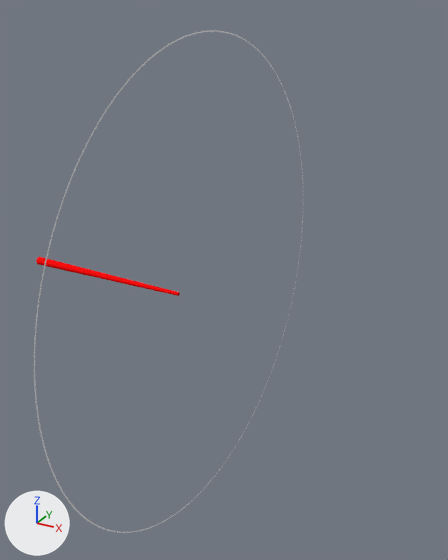
Renders of the Blender file blend/audiosculpture-rig.blend from each side of a commit.
One viewpoint serves both versions: a 50 mm camera at (31.22, -2.1, 1.11) aimed at (30.02, 0.08, 0.02). Arrows for +X, +Y and +Z are at lower left; the lights stay in place.

Script lines for the objects in view, before the commit:
```python
me_cylinder = bpy.data.meshes.new('Cylinder')
me_cylinder.from_pydata(...)  # 64 vertices, 32 faces; spans x 0.0..0.833, y -0.02..0.02, z -0.02..0.02
me_cylinder.polygons.foreach_set('use_smooth', [True] * 32)
me_cylinder.materials.append(mat_note_material_0)  # red #ff1010
me_timeline_0 = bpy.data.meshes.new('TimeLine.0')
me_timeline_0.from_pydata(...)  # 256 vertices, 128 faces; spans x -1.03..1.03, y -1.03..1.03, z 0.0
me_timeline_0.materials.append(mat_gridline_material)  # white #e7e7e7
cu_beziercurve = bpy.data.curves.new('BezierCurve', 'CURVE')
cu_beziercurve.dimensions = '3D'
_sp = cu_beziercurve.splines.new('BEZIER'); _sp.bezier_points.add(1)
_sp.bezier_points.foreach_set('co', [-1.0, 0.0, 0.0, 15.0, 0.0, 10.0])
_sp.bezier_points.foreach_set('handle_left', [-1.707, 0.0, 0.0, 14.0, 0.0, 0.0])
_sp.bezier_points.foreach_set('handle_right', [2.5, 0.0, 0.0, 15.1, 0.0, 11.0])
for _p, _l, _r in zip(_sp.bezier_points, ['ALIGNED', 'ALIGNED'], ['ALIGNED', 'ALIGNED']): _p.handle_left_type = _l; _p.handle_right_type = _r
_sp.order_u = 0
_sp.order_v = 0
_sp.resolution_u = 64
cu_beziercurve.use_path = True
cu_beziercurve.use_path_clamp = True
cu_beziercurve.bevel_resolution = 0
cu_beziercurve.resolution_u = 64
cu_beziercurve.render_resolution_u = 64
cu_beziercurve.fill_mode = 'HALF'
ob_beziercurve = bpy.data.objects.new('BezierCurve', cu_beziercurve)
ob_beziercurve.location = (100.0, 0.0, 0.0)
ob_note_0 = bpy.data.objects.new('Note.0', me_cylinder)
ob_note_0.location = (30.0, 0.0, 0.0)
_m = ob_note_0.modifiers.new('Curve', 'CURVE')
_m.object = ob_beziercurve
ob_timeline_0 = bpy.data.objects.new('TimeLine.0', me_timeline_0)
ob_timeline_0.location = (30.0, 0.0, 0.0)
ob_timeline_0.rotation_euler = (0.0, 1.571, 0.0)  # degrees (0, 90, 0)
ob_timeline_0.scale = (1.0, 1.0, 3.0)
```
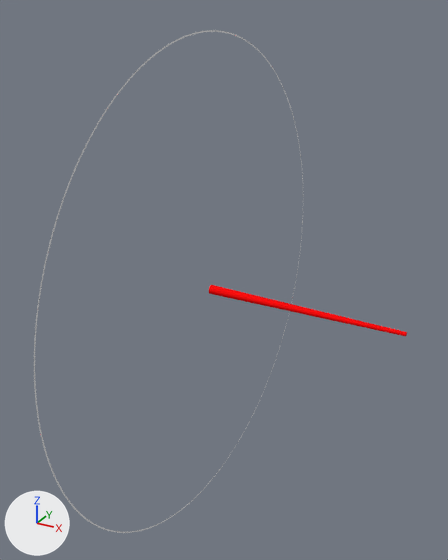
ob_beziercurve is not drawn itself; it is used by a modifier of ob_note_0.

Pixel boxes [x1, y1, x2, y2] of what changed, in the pictures (448 x 560 px):
```json
{"object": "Note.0", "change": "reshaped", "before": [36, 257, 180, 296], "after": [209, 285, 407, 336], "on screen": "37% wider, 30% taller"}
```

Edits to the scene script, one JSON object a line:
```json
{"op": "remove", "block": "cu_beziercurve", "code": "_sp.bezier_points.foreach_set('co', [-1.0, 0.0, 0.0, 15.0, 0.0, 10.0])"}
{"op": "remove", "block": "cu_beziercurve", "code": "_sp.bezier_points.foreach_set('handle_left', [-1.707, 0.0, 0.0, 14.0, 0.0, 0.0])"}
{"op": "remove", "block": "cu_beziercurve", "code": "_sp.bezier_points.foreach_set('handle_right', [2.5, 0.0, 0.0, 15.1, 0.0, 11.0])"}
{"op": "remove", "block": "cu_beziercurve", "code": "for _p, _l, _r in zip(_sp.bezier_points, ['ALIGNED', 'ALIGNED'], ['ALIGNED', 'ALIGNED']): _p.handle_left_type = _l; _p.handle_right_type = _r"}
{"op": "set", "path": "_sp", "old": "cu_beziercurve.splines.new('BEZIER'); _sp.bezier_points.add(1)", "new": "cu_beziercurve.splines.new('BEZIER'); _sp.bezier_points.add(2)"}
{"op": "add", "block": "cu_beziercurve", "code": "_sp.bezier_points.foreach_set('co', [0.0, 0.0, 0.0, 100.0, 0.0, 0.0, 200.0, 0.0, 25.0])"}
{"op": "add", "block": "cu_beziercurve", "code": "_sp.bezier_points.foreach_set('handle_left', [-0.707, 0.0, 0.0, 99.0, 0.0, 0.0, 175.0, 0.0, 0.0000267])"}
{"op": "add", "block": "cu_beziercurve", "code": "_sp.bezier_points.foreach_set('handle_right', [1.75, 0.0, 0.0, 114.4, 0.0, 0.0, 200.7, 0.0, 25.71])"}
{"op": "add", "block": "cu_beziercurve", "code": "for _p, _l, _r in zip(_sp.bezier_points, ['ALIGNED', 'ALIGNED', 'ALIGNED'], ['ALIGNED', 'ALIGNED', 'ALIGNED']): _p.handle_left_type = _l; _p.handle_right_type = _r"}
{"op": "set", "path": "ob_beziercurve.location", "old": "(100.0, 0.0, 0.0)", "new": "(150.0, 0.0, 0.0)"}
```
